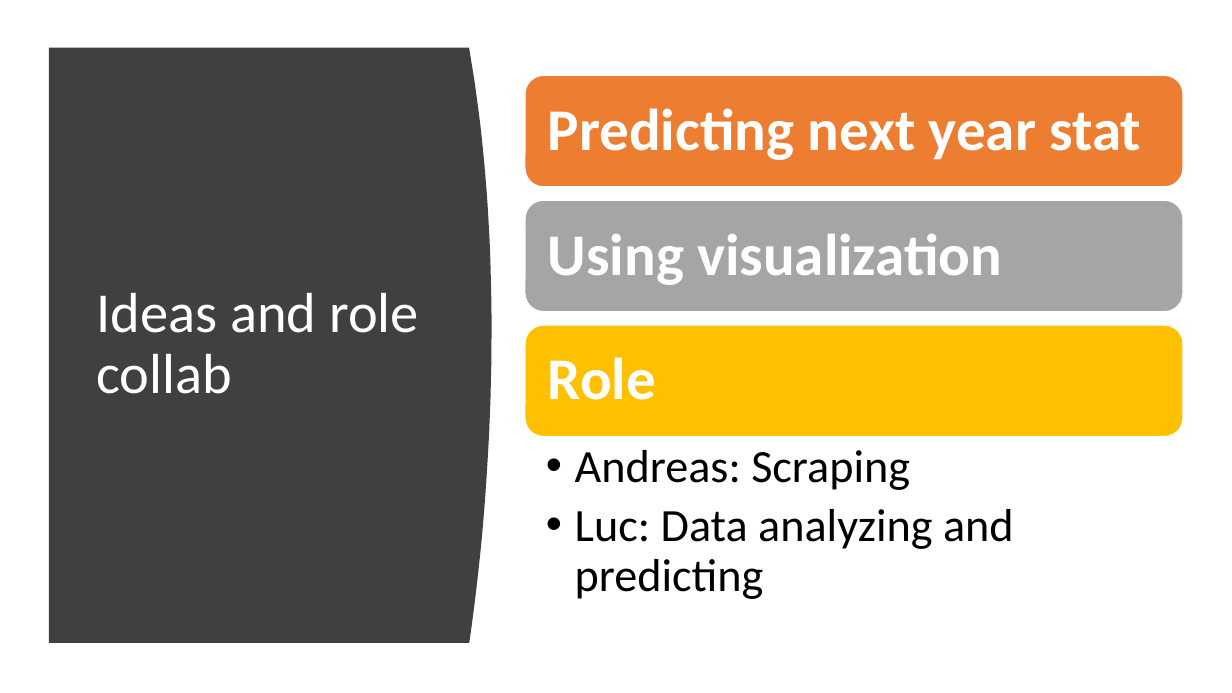
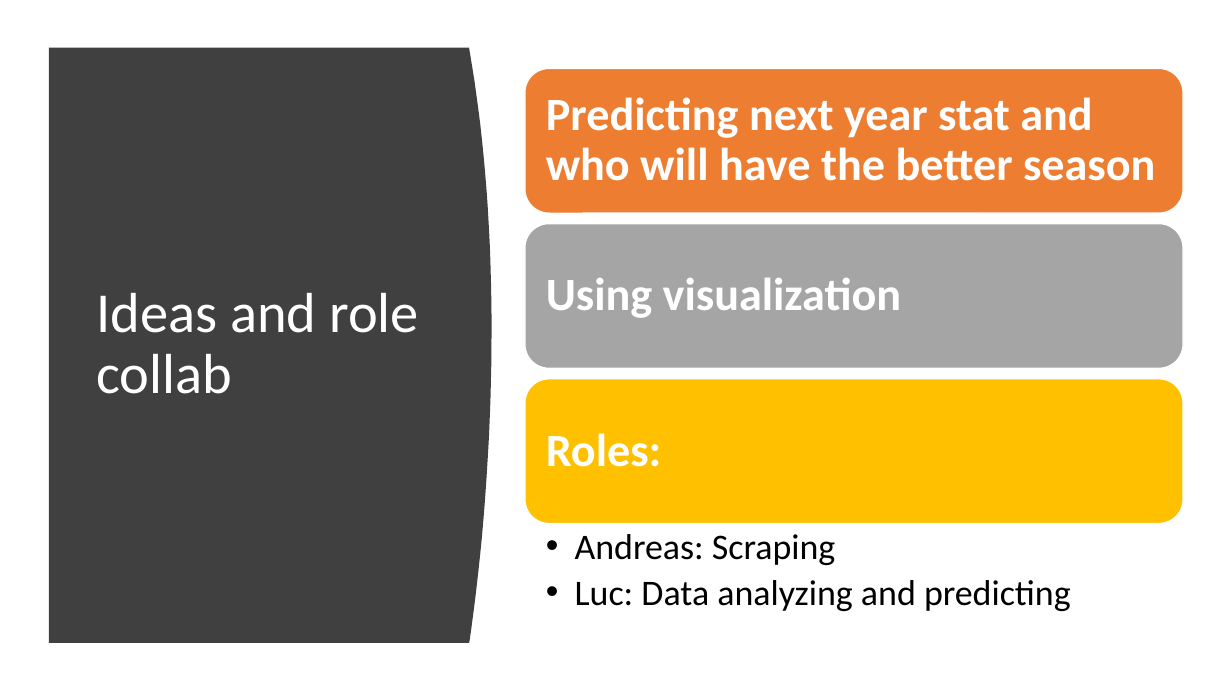
Before and after one commit to ab116893/it630_final_project, a slide deck: slide 2 of NBA Stat Anaylsis.pptx. Drawn at 1232x693 pixels with LibreOffice and Linux fonts; fonts in the diff are those of the drawing. Boxes give left, top, right and bottom in pixels: in the first picture for what was removed or moved away, otherwise in the second. Text is boxed around its words. In the diff, an @@ line names an element or a change of style, - is before the commit and + after.

```diff
--- a/NBA Stat Anaylsis.pptx
+++ b/NBA Stat Anaylsis.pptx
@@ rounded rectangle: place and size @@
-rounded rectangle at (525, 76, 1183, 188)
+rounded rectangle at (525, 68, 1183, 213)
@@ text at (546, 97, 1155, 181): text changed; size 46 to 36 pt @@
-Predicting next year stat
+Predicting next year stat and who will have the better season
@@ rounded rectangle: place and size @@
-rounded rectangle at (525, 201, 1183, 312)
+rounded rectangle at (525, 224, 1183, 369)
@@ text "Using visualization": place and size @@
-text "Using visualization" at (548, 233, 1002, 285)
+text "Using visualization" at (546, 278, 901, 318)
@@ text "Using visualization" at (546, 278, 901, 318): size 46 to 36 pt; less space between paragraphs @@
@@ text removed at (548, 357, 656, 400) @@
-Role
@@ rounded rectangle: place and size @@
-rounded rectangle at (525, 325, 1183, 437)
+rounded rectangle at (525, 379, 1183, 524)
@@ text added at (546, 433, 662, 467), 36 pt, text #FFFFFF, bold @@
+Roles:
@@ text "Andreas: Scraping": place and size @@
-text "Andreas: Scraping" at (575, 450, 1014, 599)
+text "Andreas: Scraping" at (575, 534, 1071, 611)
@@ text "Andreas: Scraping" at (575, 534, 1071, 611): size 36 to 28 pt; less space between paragraphs @@
```
Also in this commit, not shown: 3 other slides changed, 3 slides added, 1 slide removed, 1 other file.
